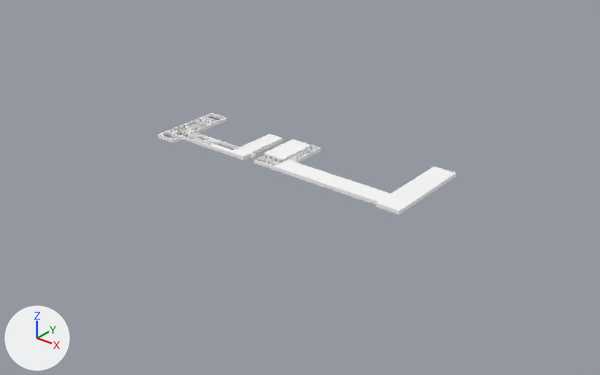
The glTF model src/components/Map/Map3D/Building/Floor_1/Floor_1.gltf, before and after one commit.
Rendered twice from a 50 mm lens placed at (38.6, -48.3, 27.1), pointed at (0.7, -0.9, -2.3). Lighting does not change. The marker at lower left points along +X, +Y and +Z. Where no turn or scale is listed for an object, it has been applied to the vertices.

Objects in the first picture: 'Wall', 'Wall.027', 'Wall.039'.
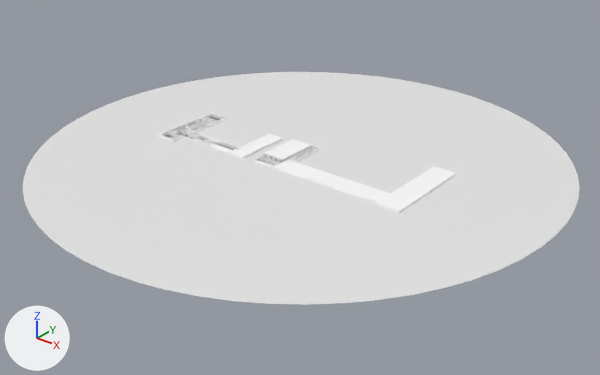
Location of each change, (x1, y1, x2, y2) in pixels of the pictures (600 x 375 px):
'Plane.004', added
    after: (23, 72, 580, 305)

The change in detail:
Mesh me_plane_007 is new.
It has 2334 vertices, 4259 faces and spans x -21.6..21.6, y -21.6..21.6, z 0.0.
Object 'Plane.004' (ob_plane_004) is new; it shows me_plane_007.
Its location is (0.0, 0.0, 0.12).
